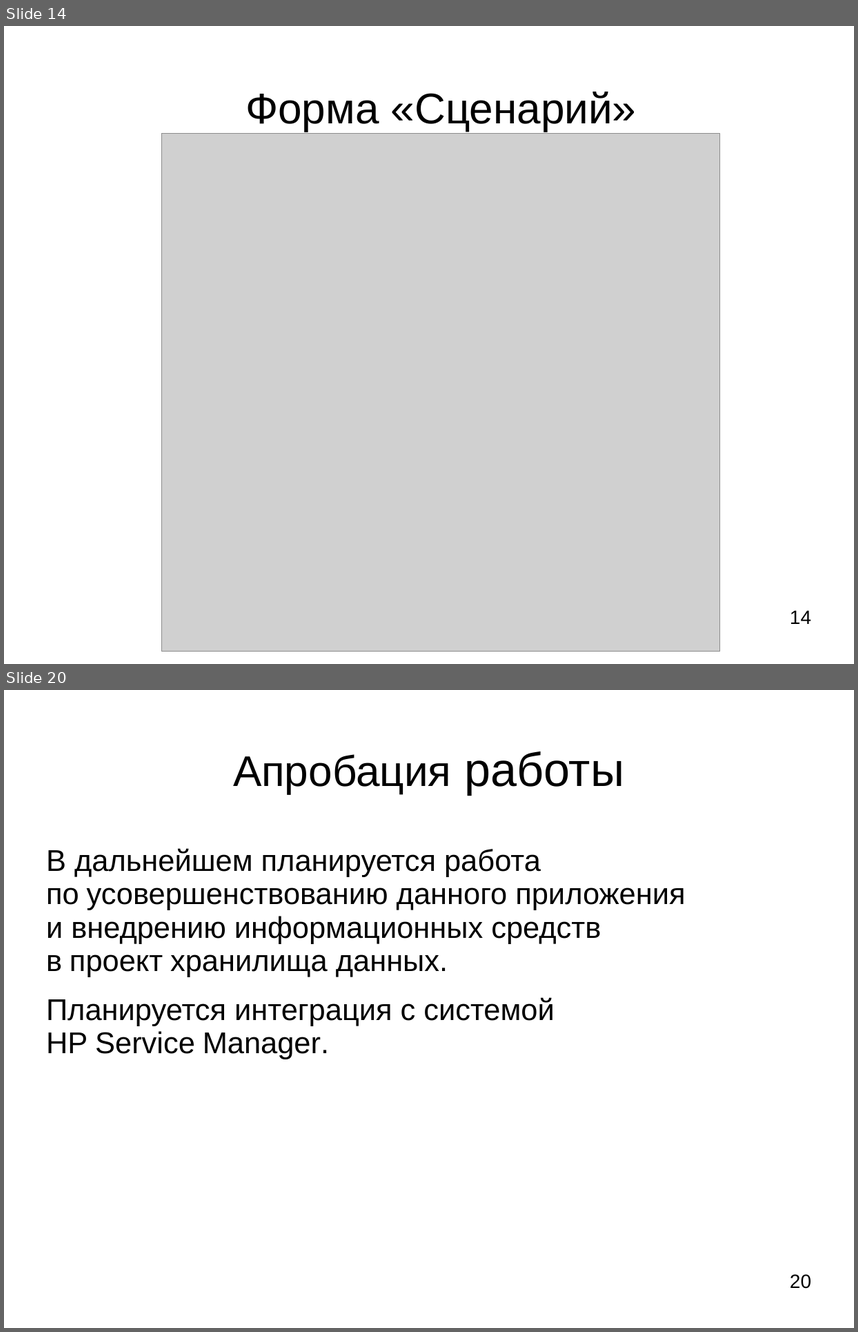
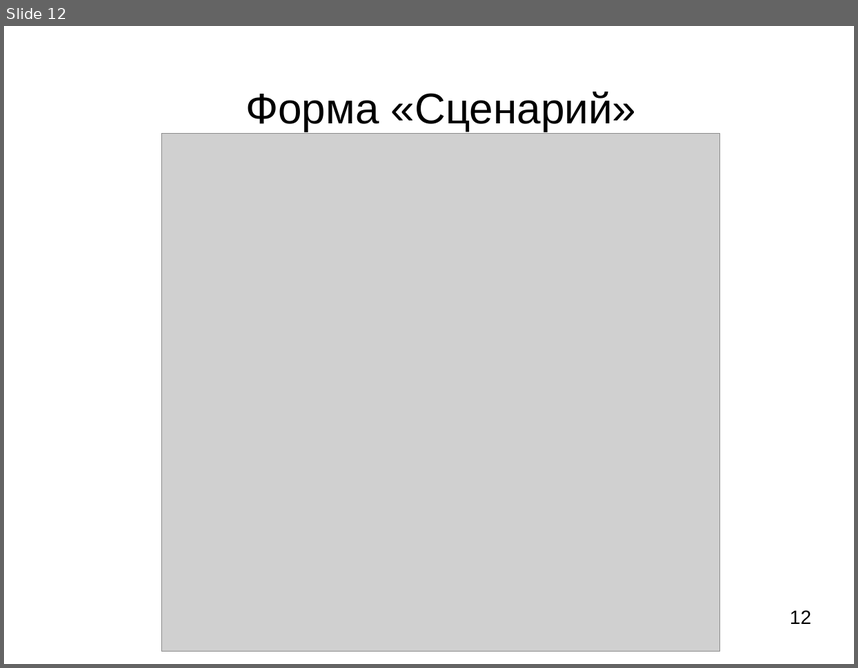
Before and after one commit to ledenevdmitry/CoreApp, a slide deck: LedenevDiplom.ppt. Shown one above the other, each under a label of ours: slides 14 and 20 before the commit, slide 12 after it; the slides between them are not shown. The pictures are 858x1332 and 858x668 pixels, drawn with LibreOffice and Linux fonts; fonts in the diff are those of the drawing; grey boxes stand for pictures. Boxes give left, top, right and bottom in pixels: in the first picture for what was removed or moved away, otherwise in the second. Text is boxed around its words. In the diff, an @@ line names an element or a change of style, - is before the commit and + after.

```diff
--- a/LedenevDiplom.ppt
+++ b/LedenevDiplom.ppt
@@ slide 20 removed at <box>4,690,854,1328</box>, background #FFFFFF @@
@@ title removed at <box>233,751,624,794</box> @@
-Апробация работы
@@ text removed at <box>46,848,685,1059</box> @@
-В дальнейшем планируется работа по усовершенствованию данного приложения и внедрению информационных средств в проект хранилища данных.
-Планируется интеграция с системой HP Service Manager.
@@ page number removed at <box>790,1274,811,1288</box> @@
-20
@@ what was slide 14 is now slide 12 @@
@@ page number at <box>790,610,811,624</box>: text changed @@
-14
+12
```
Also in this commit, not shown: 10 slides changed, 3 other slides removed, 2 other files.
